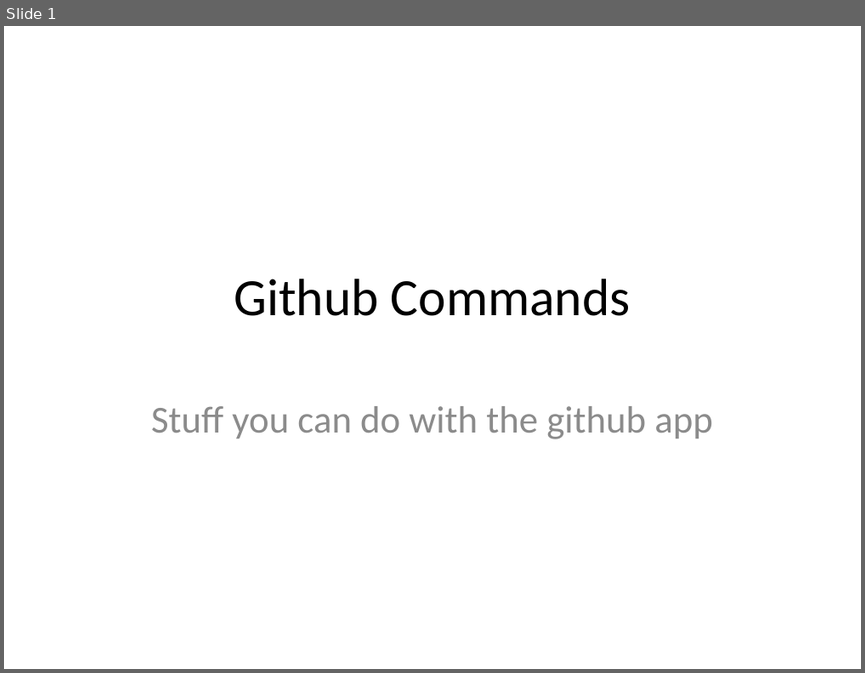
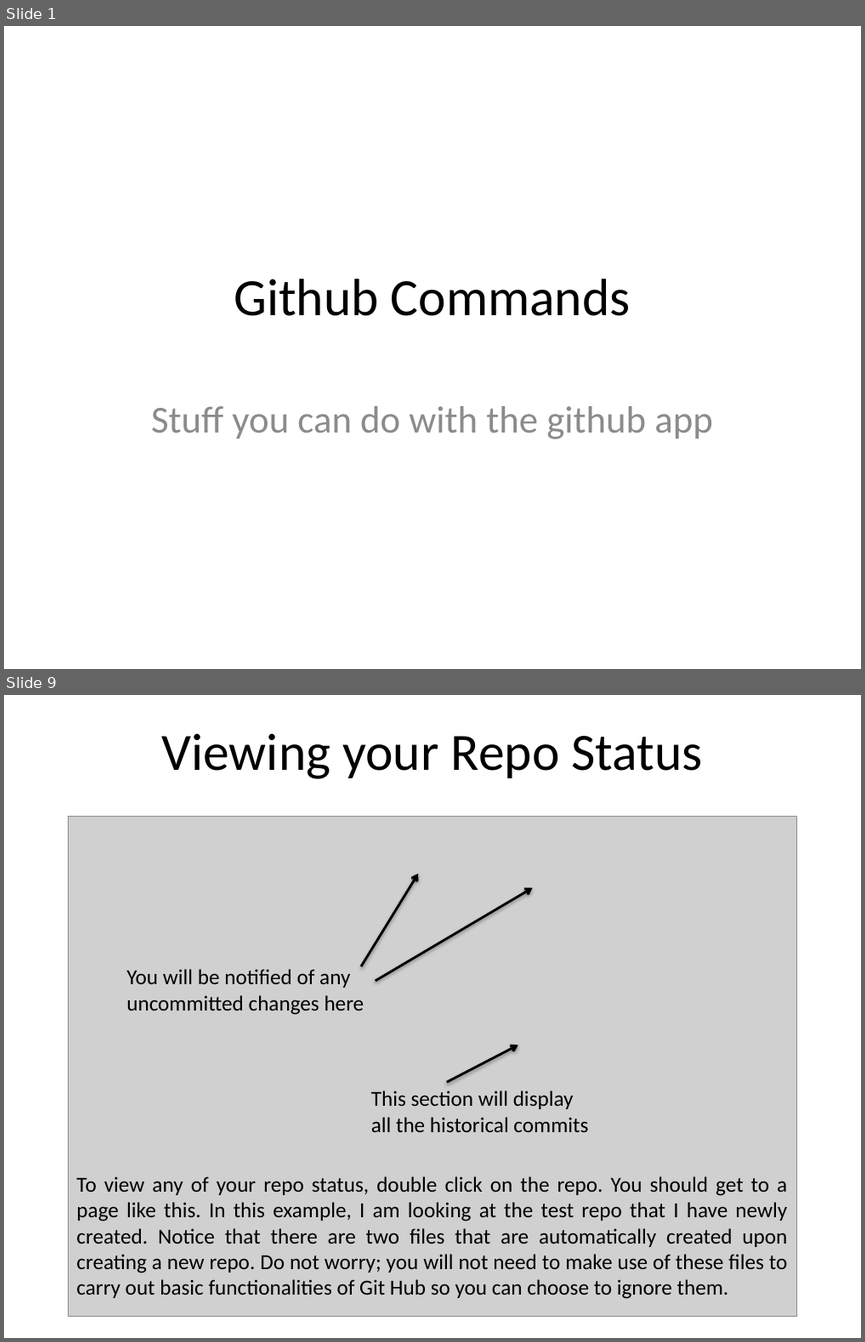
Before and after one commit to JaceTan/programming-notes, a slide deck: Github Commands.pptx. Shown one above the other, each under a label of ours: slide 1 before the commit, slides 1 and 9 after it; the slides between them are not shown. The pictures are 865x673 and 865x1342 pixels, drawn with LibreOffice and Linux fonts; fonts in the diff are those of the drawing; grey boxes stand for pictures. Boxes give left, top, right and bottom in pixels: in the first picture for what was removed or moved away, otherwise in the second. Text is boxed around its words. In the diff, an @@ line names an element or a change of style, - is before the commit and + after.

```diff
--- a/Github Commands.pptx
+++ b/Github Commands.pptx
@@ slide 9 added at (4, 695, 861, 1338), background #FFFFFF @@
@@ title added at (162, 733, 702, 779), 44 pt, text #000000 @@
+Viewing your Repo Status
@@ picture added at (69, 817, 796, 1316) @@
@@ arrow added from (361, 967) to (418, 873), #000000 2 pt @@
@@ arrow added from (375, 981) to (533, 888), #000000 2 pt @@
@@ text added at (126, 969, 364, 1015), 18 pt, text #000000 @@
+You will be notified of any uncommitted changes here
@@ arrow added from (447, 1083) to (518, 1044), #000000 2 pt @@
@@ text added at (371, 1090, 588, 1132), 18 pt, text #000000 @@
+This section will display all the historical commits
@@ text added at (76, 1176, 787, 1299), 18 pt, text #000000 @@
+To view any of your repo status, double click on the repo. You should get to a page like this. In this example, I am looking at the test repo that I have newly created. Notice that there are two files that are automatically created upon creating a new repo. Do not worry; you will not need to make use of these files to carry out basic functionalities of Git Hub so you can choose to ignore them.
```
Also in this commit, not shown: 31 other slides added, 4 slides removed.
